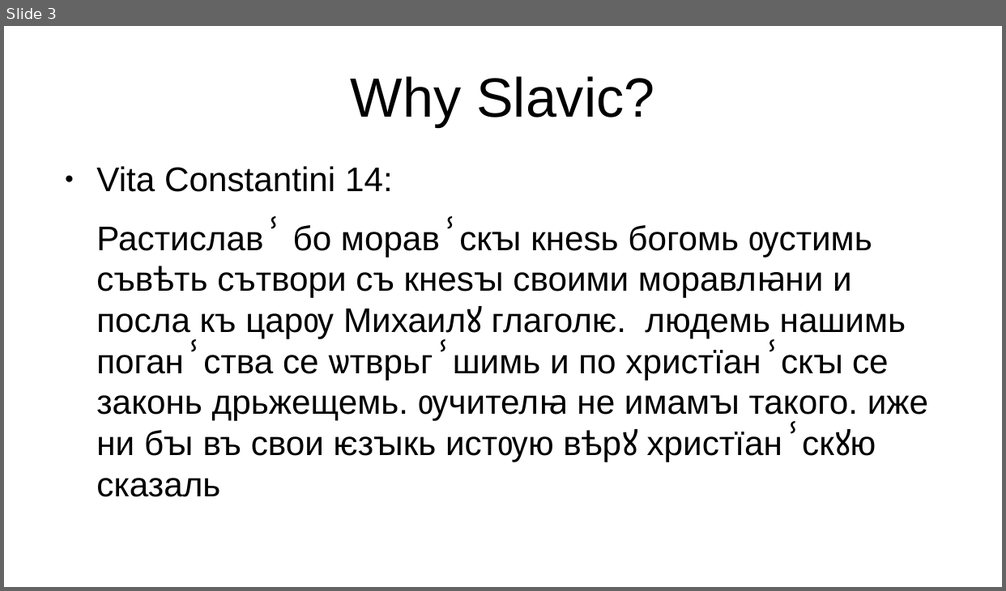
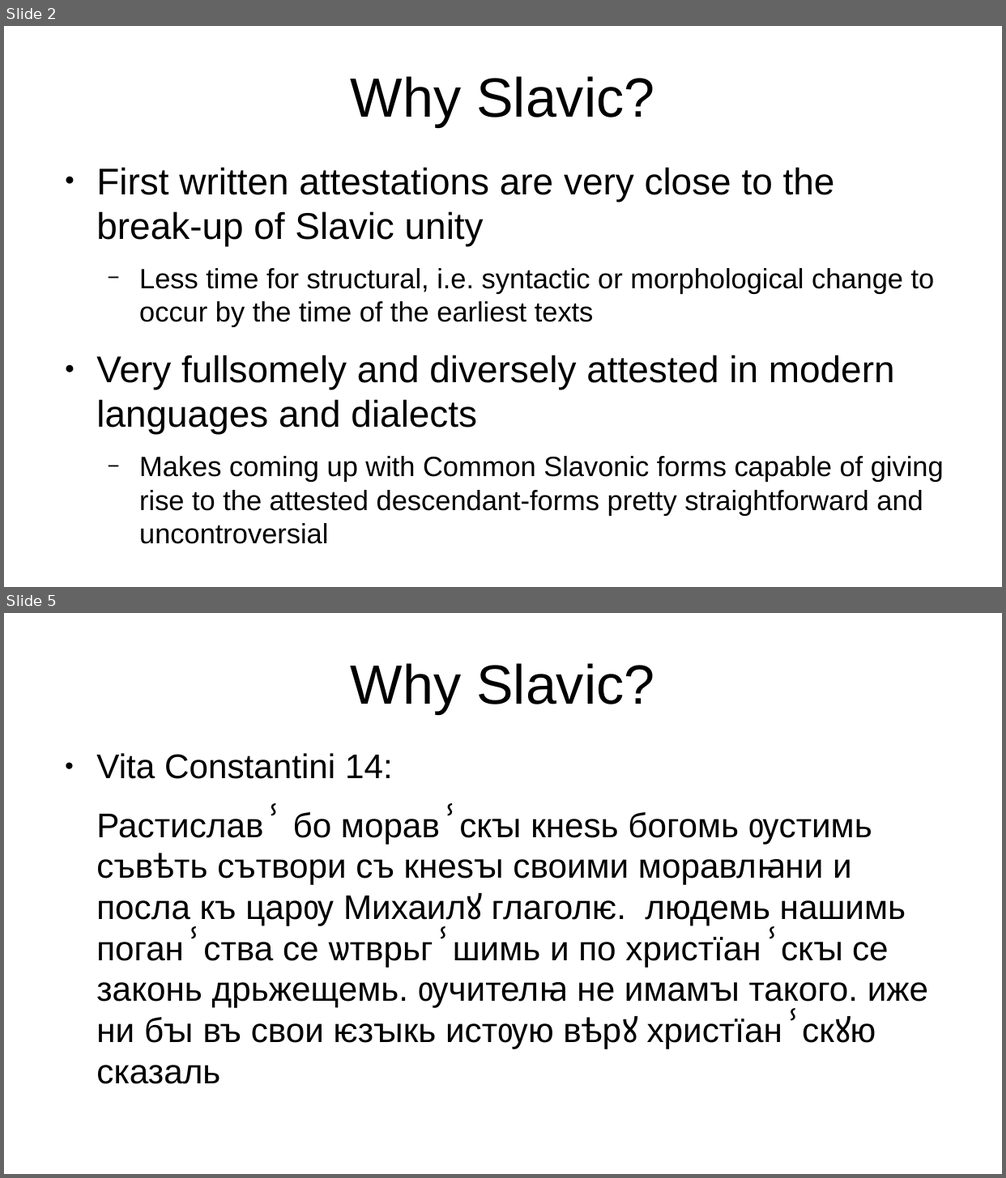
Before and after one commit to 12401453/torot_2023, a slide deck: presentation/thesis_workshop_slides.odp. Shown one above the other, each under a label of ours: slide 3 before the commit, slides 2 and 5 after it; the slides between them are not shown. The pictures are 1006x591 and 1006x1178 pixels, drawn with LibreOffice and Linux fonts; fonts in the diff are those of the drawing. Boxes give left, top, right and bottom in pixels: in the first picture for what was removed or moved away, otherwise in the second. Text is boxed around its words. In the diff, an @@ line names an element or a change of style, - is before the commit and + after.

```diff
--- a/presentation/thesis_workshop_slides.odp
+++ b/presentation/thesis_workshop_slides.odp
@@ slide 2 added at [4, 26, 1002, 587], background #FFFFFF @@
@@ title added at [351, 76, 654, 127], 44 pt, text #000000 @@
+Why Slavic?
@@ text added at [96, 167, 944, 515], 22.2 pt, text #000000 @@
+● First written attestations are very close to the break-up of Slavic unity
+  − Less time for structural, i.e. syntactic or morphological change to occur by the time of the earliest texts
+● Very fullsomely and diversely attested in modern languages and dialects
+  − Makes coming up with Common Slavonic forms capable of giving rise to the attested descendant-forms pretty straightforward and uncontroversial
@@ what was slide 3 is now slide 5 @@
```
Also in this commit, not shown: 1 slide changed, 11 other slides added, 2 slides removed, 5 other files.
